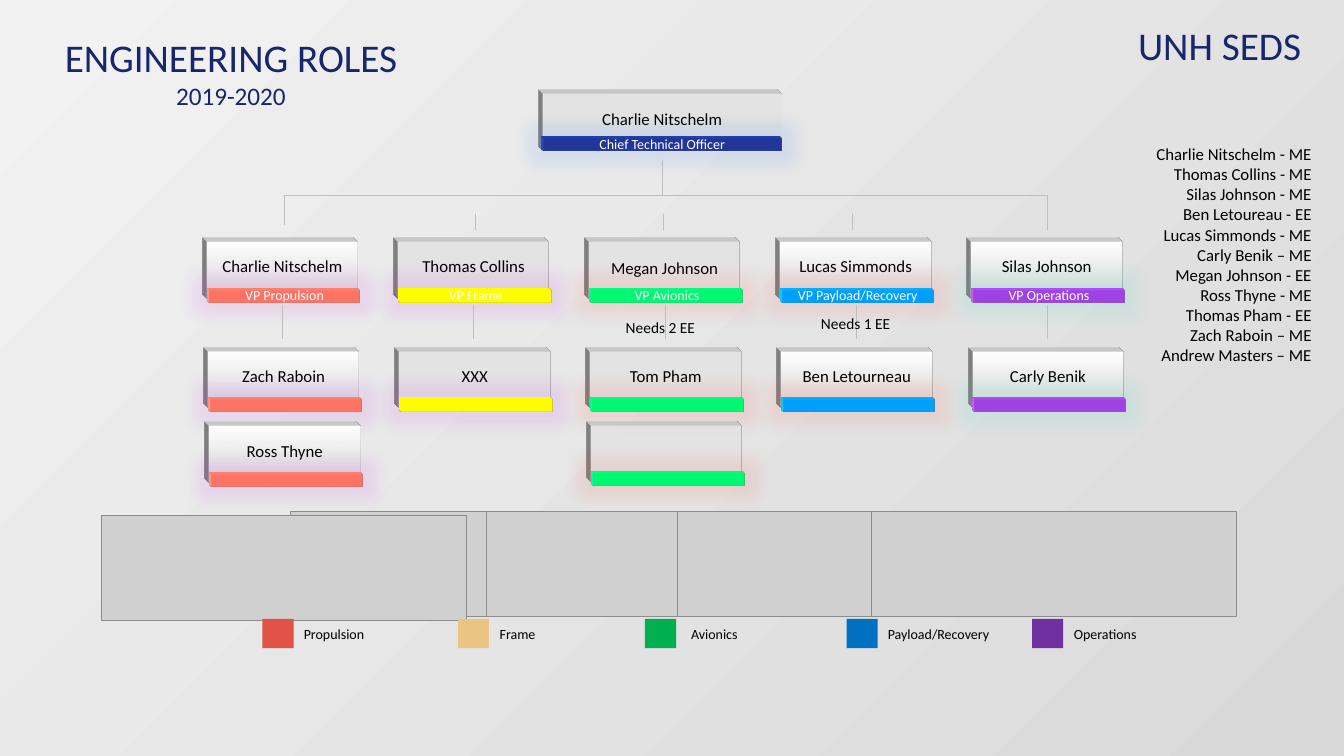
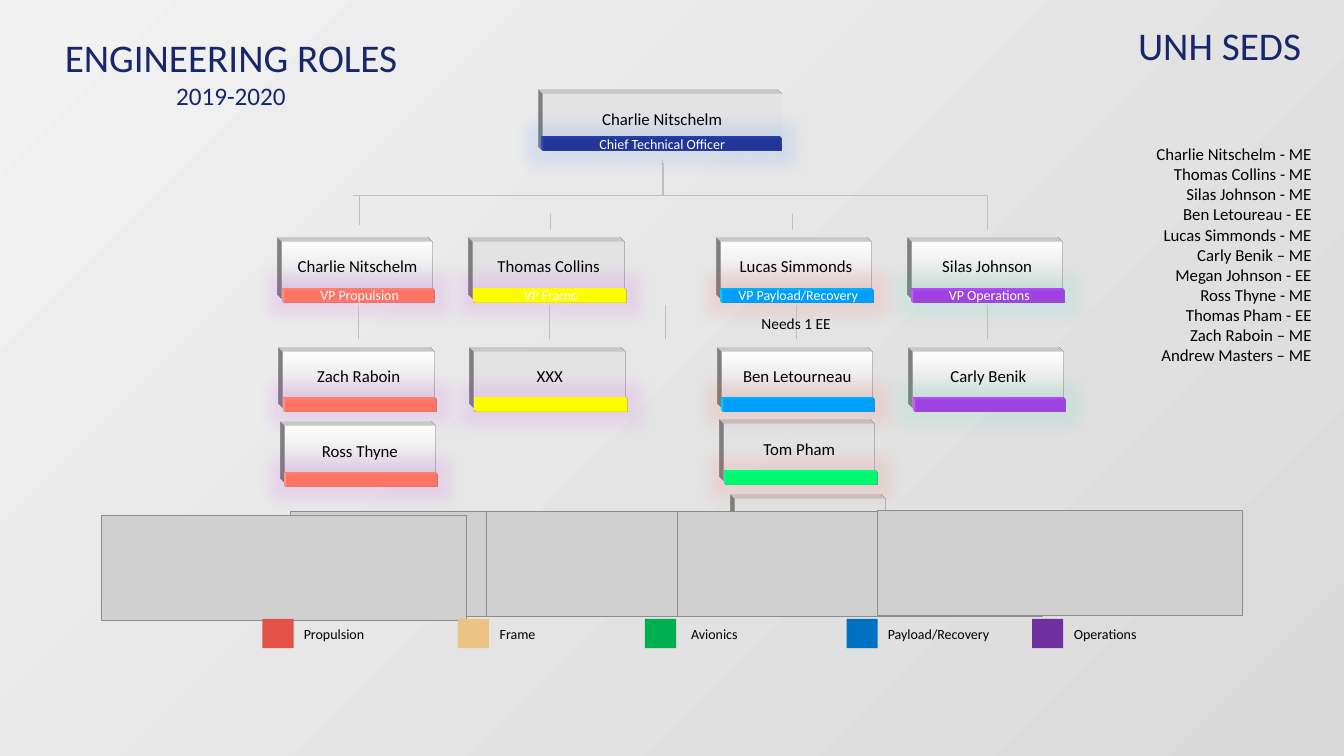
Before and after one commit to Maeswoon/UNHSEDS, a slide deck: slide 1 of Engineering/2019-2020/Engineering Management/Engineering Organization Chart.pptx. Drawn at 1344x756 pixels with LibreOffice and Linux fonts; fonts in the diff are those of the drawing; grey boxes stand for pictures; background and template pictures are left out. Boxes give left, top, right and bottom in pixels: in the first picture for what was removed or moved away, otherwise in the second. Text is boxed around its words. In the diff, an @@ line names an element or a change of style, - is before the commit and + after.

```diff
--- a/Engineering/2019-2020/Engineering Management/Engineering Organization Chart.pptx
+++ b/Engineering/2019-2020/Engineering Management/Engineering Organization Chart.pptx
@@ elbow line moved from (283, 195) - (661, 163) to (353, 195) - (661, 163) @@
@@ elbow line moved from (662, 160) - (1048, 230) to (662, 160) - (987, 230) @@
@@ 10 rectangles, 4 lines: place and size @@
-10 rectangles, 4 lines at [207,196,553,487]
+10 rectangles, 4 lines at [282,196,628,487]
@@ line removed from (663, 214) to (663, 230) @@
@@ rectangle removed at [592,290,743,302] @@
-VP Avionics
@@ text removed at [626,322,695,333] @@
-Needs 2 EE
@@ 8 rectangles, 3 lines, 1 text: place and size @@
-8 rectangles, 3 lines, 1 text at [780,214,1126,412]
+8 rectangles, 3 lines, 1 text at [721,214,1067,412]
@@ rectangle removed at [592,425,743,482] @@
@@ rectangle "Tom Pham": place and size @@
-rectangle "Tom Pham" at [591,352,742,408]
+rectangle "Tom Pham" at [724,424,875,481]
@@ rectangle removed at [594,474,745,486] @@
@@ rectangle: place and size @@
-rectangle at [593,400,744,412]
+rectangle at [727,473,878,485]
@@ rectangle "Megan Johnson": place and size @@
-rectangle "Megan Johnson" at [590,242,741,298]
+rectangle "Megan Johnson" at [735,499,886,556]
@@ picture: place and size @@
-picture at [872,512,1237,617]
+picture at [877,510,1242,615]
```
